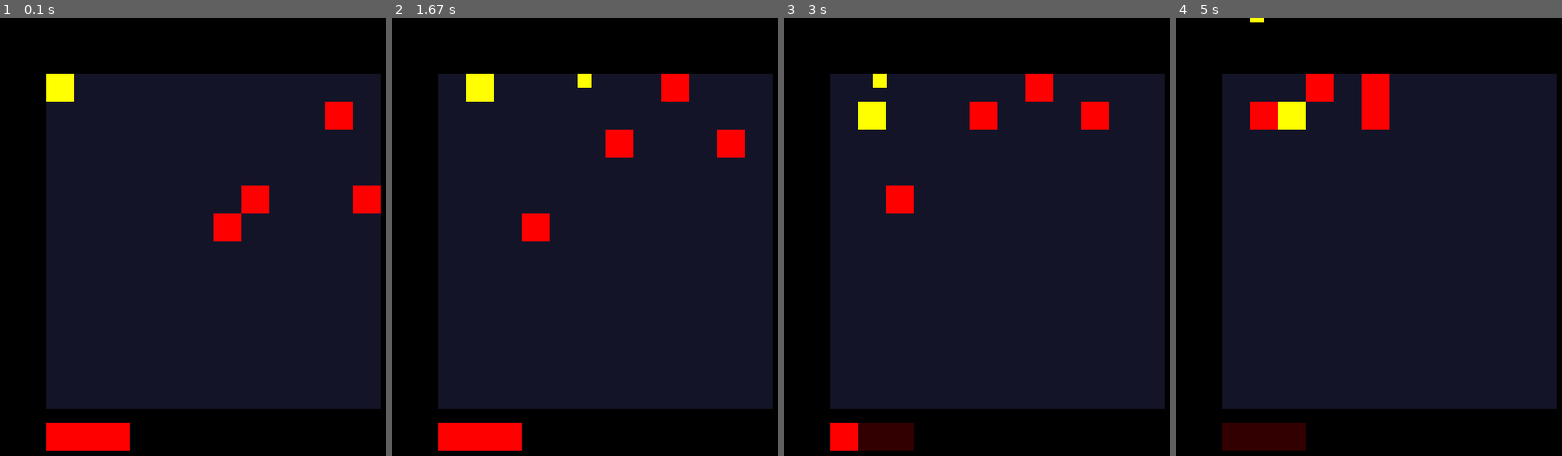
Above: before the commit, frames 1-4 (left to right).
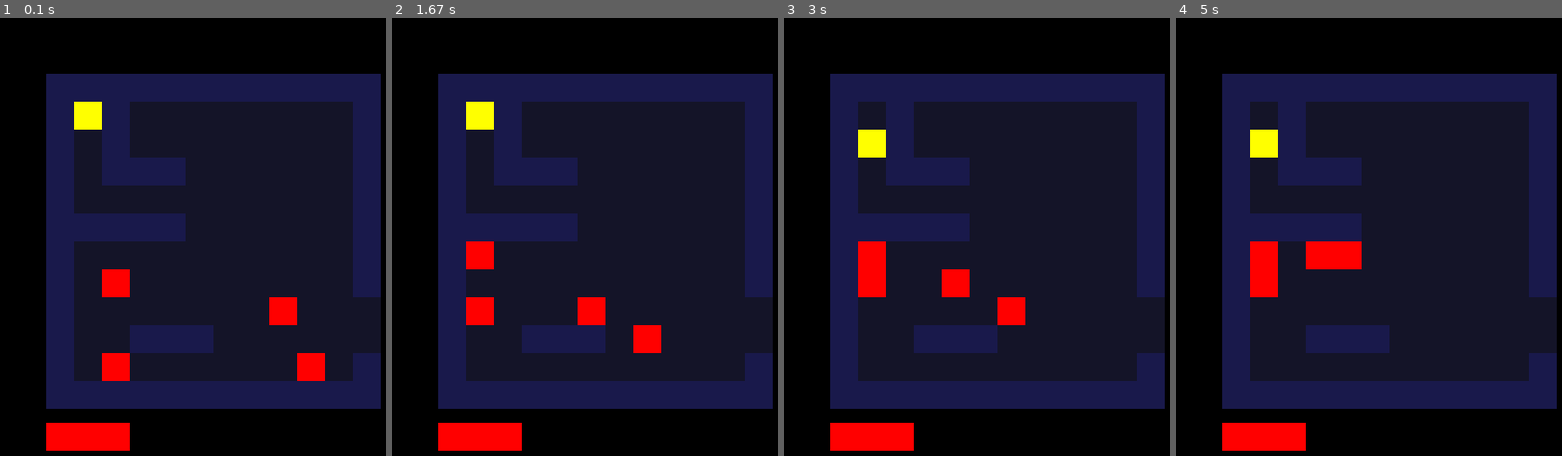
Above: after the commit, the same moments.

Repository: windingtheropes/dungeon-game
Game: pygame game, started from game.py
Two runs of this game, one before a commit and one after it. Both use one fixed random seed, a clock stepped at 60 frames per second and the inputs below.
Inputs:
- Up to frame 1 (0.1 s): no input
- Up to frame 2 (1.67 s): hold Right 0.33-0.8 s; tap E at 1.33 s
- Up to frame 3 (3 s): hold Down from 2.73 s (still down)
- Up to frame 4 (5 s): release Down at 3.2 s; hold Up 3.67-4.03 s; hold Right 4.07-4.7 s; hold Down from 4.73 s (still down)

The runs differ from the first frame. In frame 1, 29% of the frame differs, in the area x 11-99%, y 12-90%; in frame 2, 28%; in frame 3, 30%, in the area x 11-99%, y 12-99%; in frame 4, 30%.

Commit message:
add load_level to gamefloor, loads a Level class, spawns the player and entities as per the legend

Diff:
--- a/game.py
+++ b/game.py
@@ -2,7 +2,7 @@
 import blogger
 from renderlib import Screen, Layer, Entity, Collision, EntityFloor
 import gamelib
-from gamelib import PlayerInfo, LogicComponent, Logic
+from gamelib import PlayerInfo, LogicComponent, Logic, Level
 import veclib
 import random
 from veclib import Vec2
@@ -235,13 +235,17 @@
         self.player: Entity = None;
         self.dim: Vec2 = Vec2(384,384)
         self._listen("start", self.start)
+    # load a level
+    def load_level(self, level:Level):
+        self.reset()
+        # move the player to the spawnpoint of the level
+        self.player.relative_position = self.get_pos_from_grid(level.player_spawn_grid)
+        # place entities based on their emaps, and the entity class attached to the key in the legend
+        for key in level.emaps.keys():
+            self.load_entities(level.legend[key], level.emaps[key])
     # initialize a sample level with 4 entities at random grid positions
     def start(self, stage=0):
-        # generate walls
-        grid = gamelib.parse_efile("maps/wall1.txt")
-        self.load_entities(Wall, grid)
-        for i in range(0,4):
-            self.add_entity(Enemy(self.get_pos_from_grid(veclib.randvec2(Vec2(0,0), self.dim/self.gdim))))
+        self.load_level(Level("maps/l1.txt", {'1':Wall, '2':Enemy}))
 
 # initialize game render system
 # level 1
--- a/maps/wall1.txt
+++ b/maps/l1.txt
@@ -1,12 +1,12 @@
-101111111111
-101000000001
+111111111111
+1p1000000001
 101000000001
 101110000001
 100000000001
 111110000001
 100000000001
-100000000001
-100000000000
+102000000001
+100000002000
 100111000000
-100000000001
+102000000201
 111111111111
--- a/renderlib.py
+++ b/renderlib.py
@@ -236,6 +236,12 @@
         if entity in self.entities:
            return blogger.blog().warn(f"{self.__class__.__name__}) Entity already registered.")
         else:
+            # **TODO** maybe remove this later in favour of Level class
+            # # if not being forced, will **eventually** reject entities that are added at same pos of other collidable
+            # if(force == False):
+            #     if(self.calc_collision(entity, entity.relative_position) and entity.solid == True):
+            #         blogger.blog().warn("[add_entity] Trying to add an entity where there already is one.")
+            #         return
             # registers the layer to the screen by providing it with a surface to render to
             if(self.surface == None):
                 blogger.blog().error(f"{self.__class__.__name__}) No screen registered; trying to assign None screen to entity.")
@@ -312,7 +318,10 @@
             return False
         return True
     def reset(self):
-        self.entities = []
+        # don't remove the player
+        for e in self.entities:
+            if e != self.player:
+                self.entities.remove(e)
     # add entities in bulk to the grid, based on a map
     # takes an entity Class, not an initialized entity, so that it can create multiple.
     def load_entities(self, entity, map=[]):
